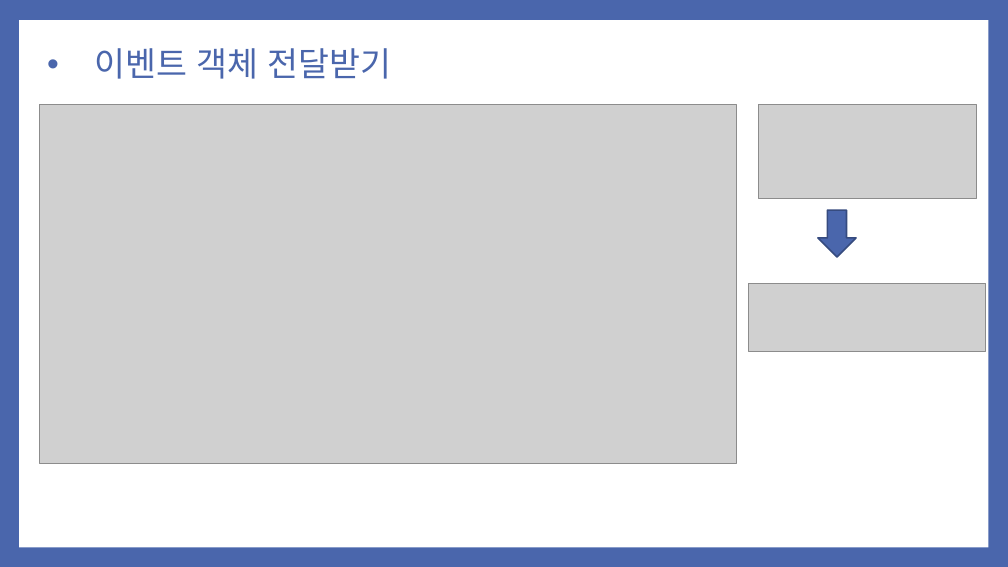
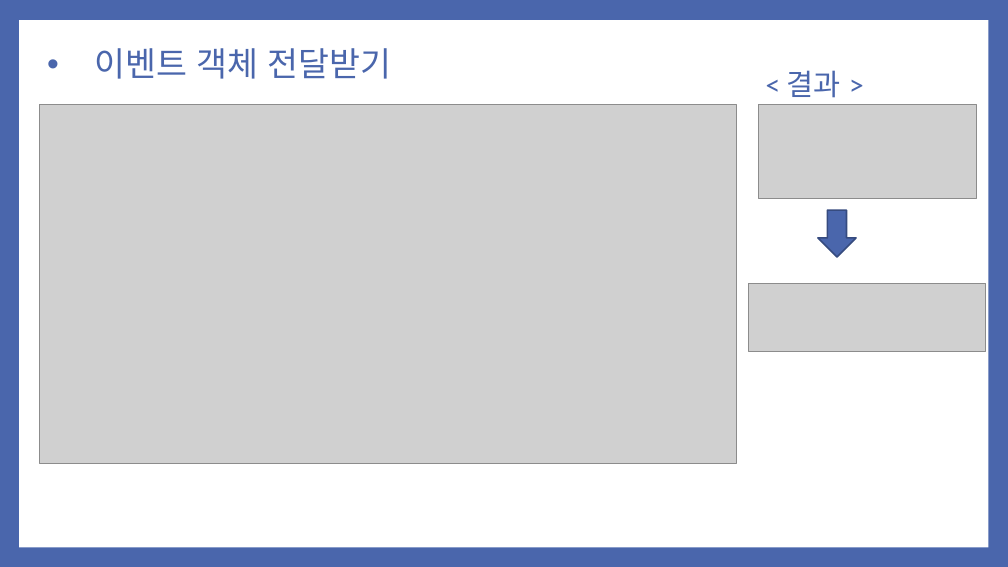
Before and after one commit to noheul1030/KOPO-HTML, a slide deck: slide 7 of 과제PPT/기업업무 4강.pptx. Drawn at 1008x567 pixels with LibreOffice and Linux fonts; fonts in the diff are those of the drawing; grey boxes stand for pictures. Boxes give left, top, right and bottom in pixels: in the first picture for what was removed or moved away, otherwise in the second. Text is boxed around its words. In the diff, an @@ line names an element or a change of style, - is before the commit and + after.

```diff
--- a/과제PPT/기업업무 4강.pptx
+++ b/과제PPT/기업업무 4강.pptx
@@ text added at bbox=[787, 70, 841, 98], 28 pt, text #4A66AC @@
+< 결과 >
```
Also in this commit, not shown: 7 other slides changed, 3 slides removed.
